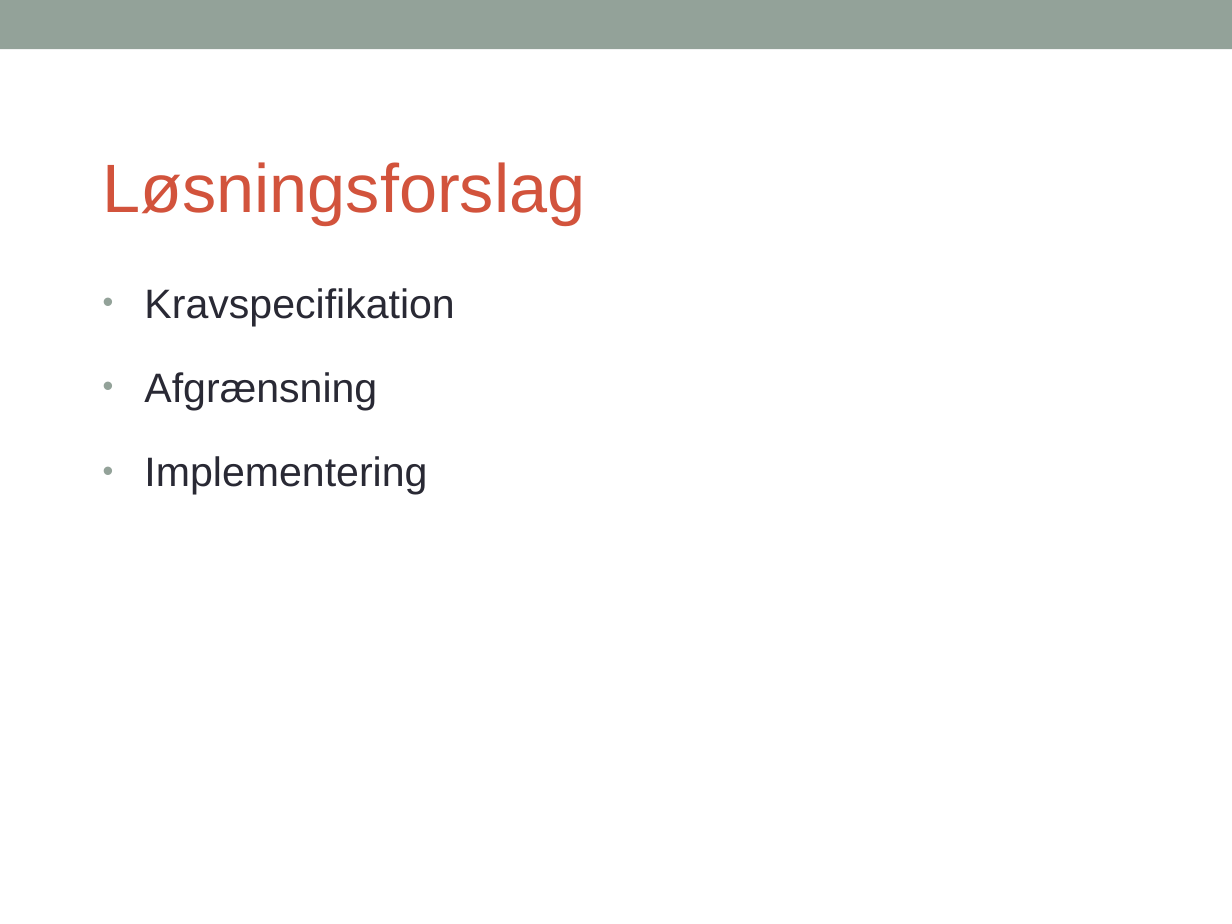
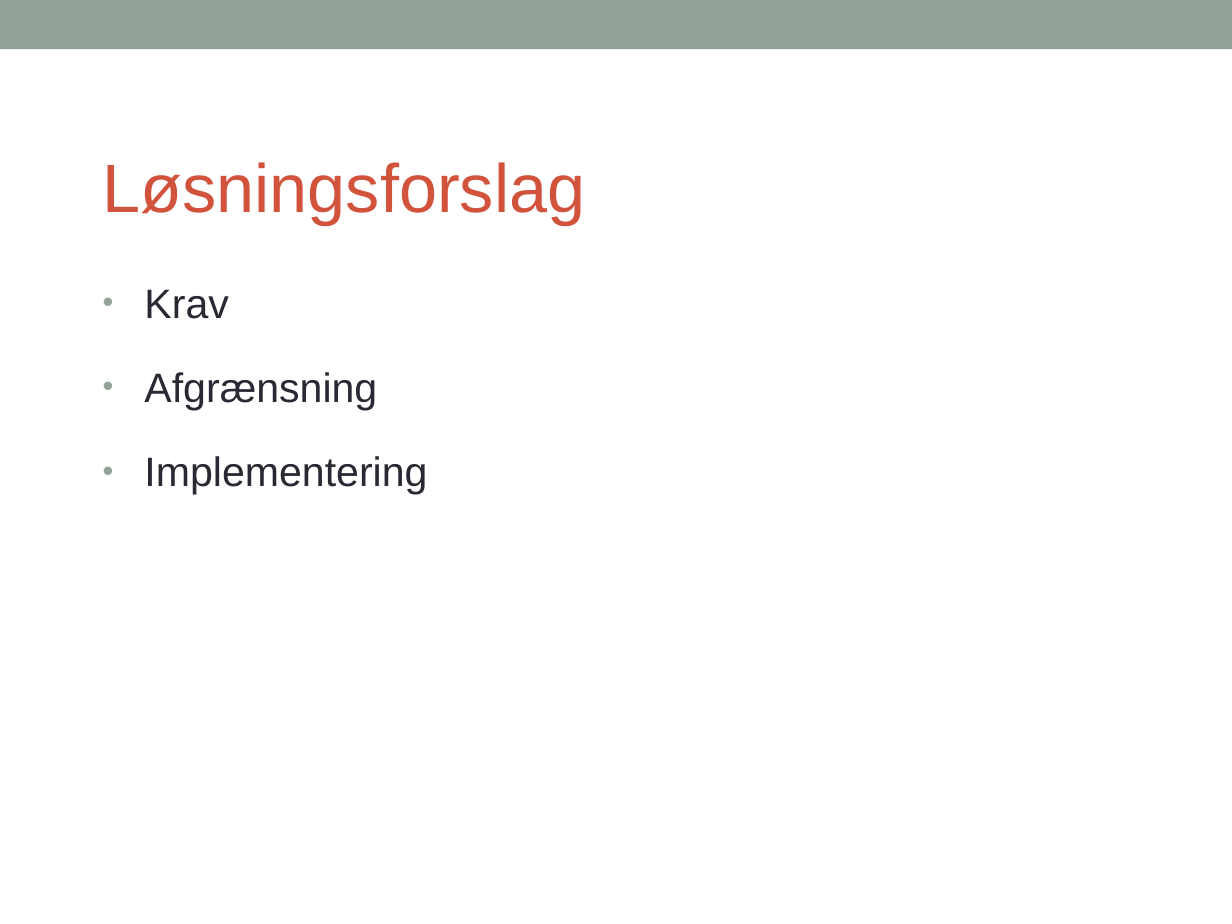
Before and after one commit to zanderdk/P1, a slide deck: slide 8 of Statusseminar.ppt. Drawn at 1232x924 pixels with LibreOffice and Linux fonts; fonts in the diff are those of the drawing. Boxes give left, top, right and bottom in pixels: in the first picture for what was removed or moved away, otherwise in the second. Text is boxed around its words. In the diff, an @@ line names an element or a change of style, - is before the commit and + after.

```diff
--- a/Statusseminar.ppt
+++ b/Statusseminar.ppt
@@ text at (144, 289, 228, 319): text changed @@
-• Kravspecifikation
+• Krav
```
Also in this commit, not shown: 1 other slide changed.
